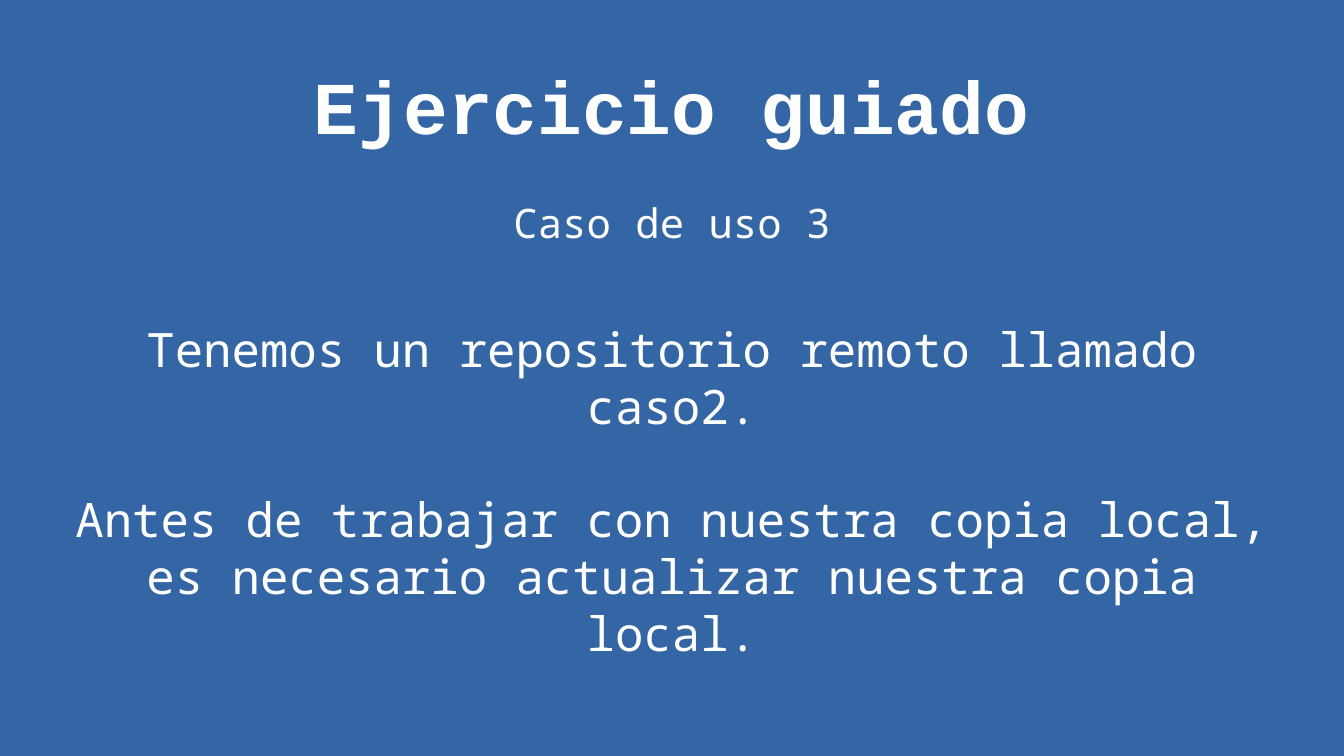
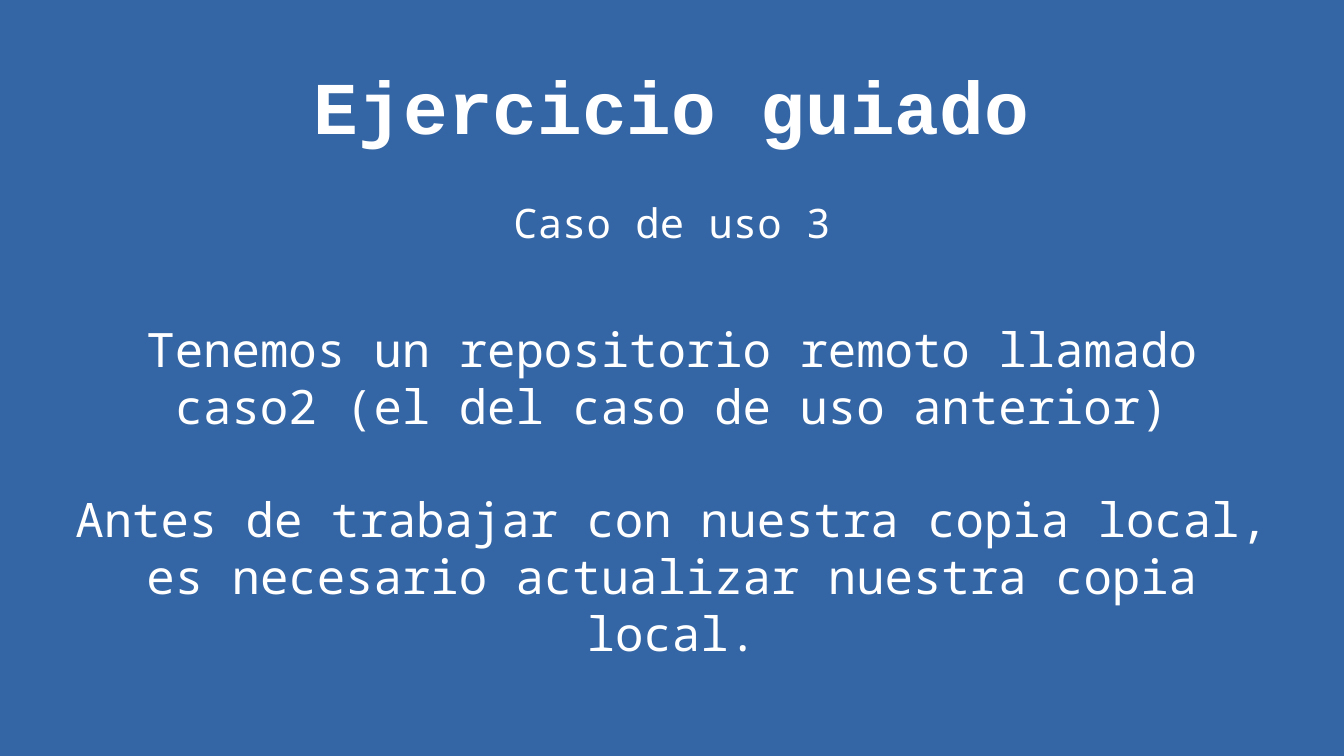
Before and after one commit to rgmf/eed2425, a slide deck: slide 22 of ut/02_control_de_versiones/presentacion/03_git_remoto.odp. Drawn at 1344x756 pixels with LibreOffice and Linux fonts; fonts in the diff are those of the drawing. Boxes give left, top, right and bottom in pixels: in the first picture for what was removed or moved away, otherwise in the second. Text is boxed around its words. In the diff, an @@ line names an element or a change of style, - is before the commit and + after.

```diff
--- a/ut/02_control_de_versiones/presentacion/03_git_remoto.odp
+++ b/ut/02_control_de_versiones/presentacion/03_git_remoto.odp
@@ subtitle at box(146, 331, 1197, 432): text changed @@
-Tenemos un repositorio remoto llamado caso2.
+Tenemos un repositorio remoto llamado caso2 (el del caso de uso anterior)
```
Also in this commit, not shown: 1 other file.
